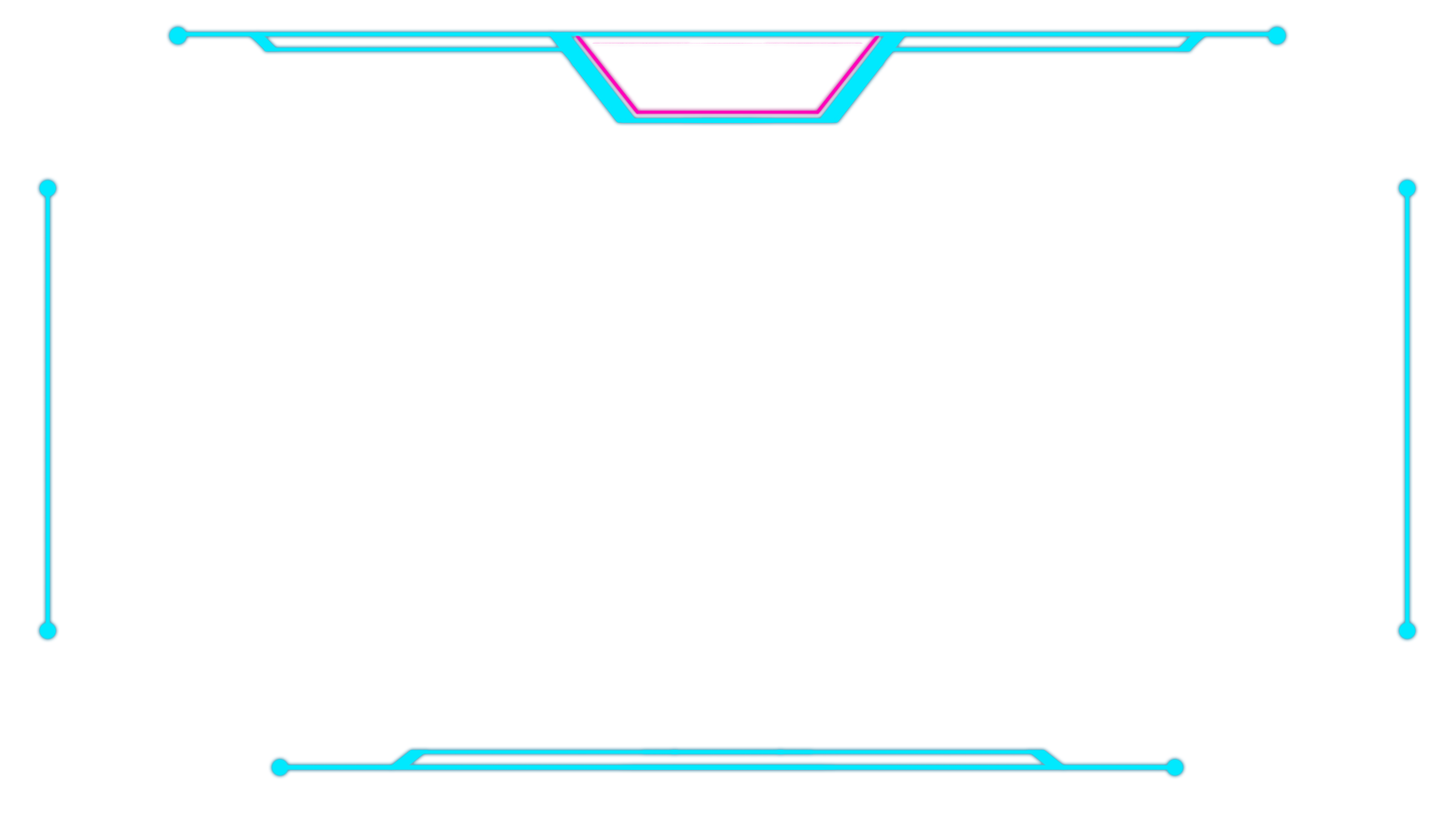
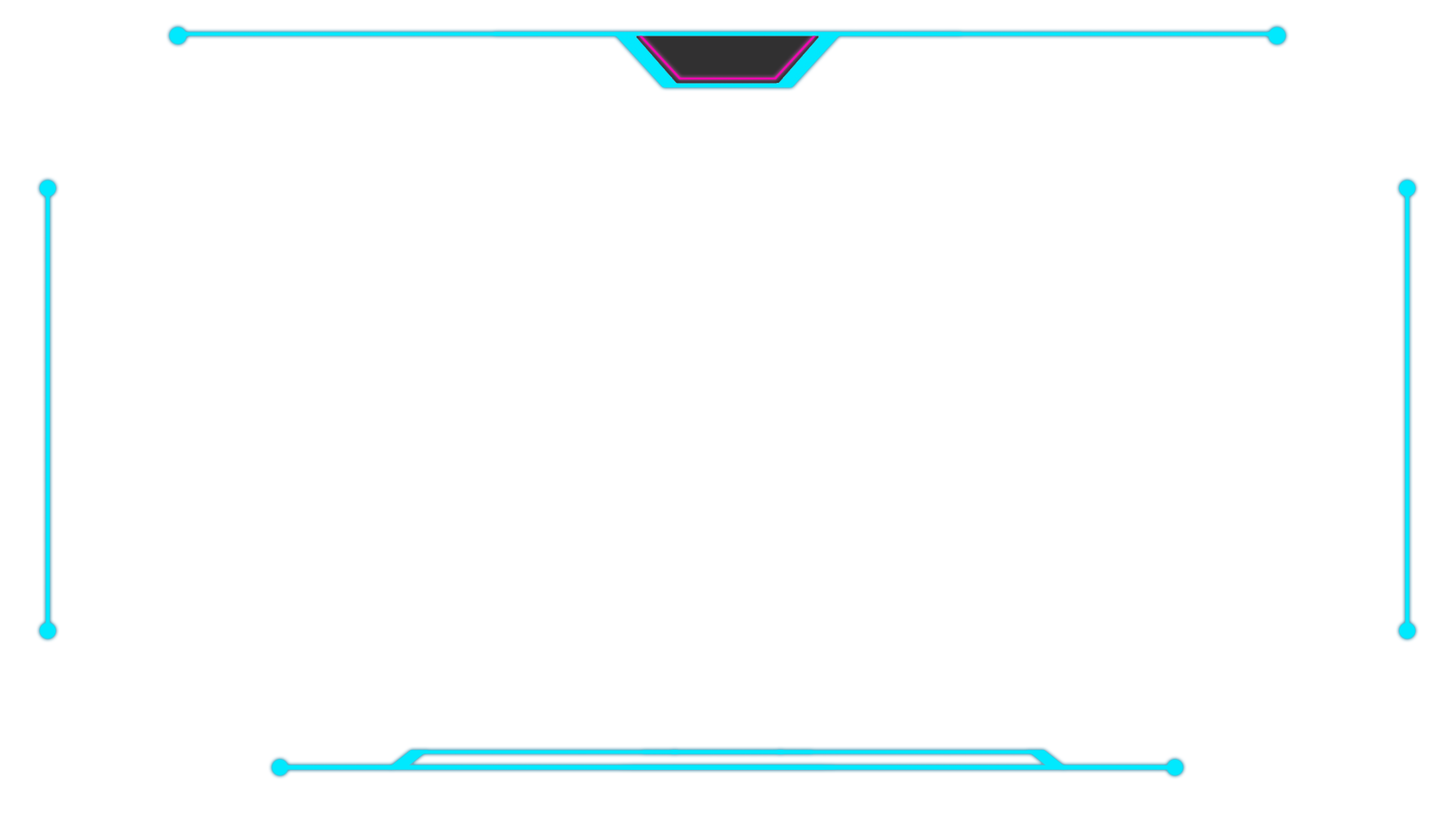
Layers edited between the first and the second 1455x819 image:
painted on "レイヤー 2" over [574, 34, 881, 115]
painted on "レイヤー 1" over [184, 30, 1271, 124]
